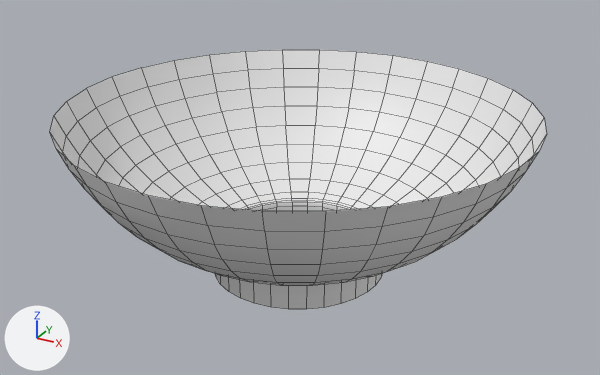
The OBJ model PadForge.App/3DModels/DualSense/White/LeftStickClick.obj: old version first, new version second.
Camera for both pictures: a 50 mm lens placed at (-6.6, -34.4, -4.9), pointed at (-25.7, 0.3, -22.3). Lighting does not change. The marker at lower left points along +X, +Y and +Z. The picture after the commit comes second. Mesh edges are drawn as thin lines. Where no turn or scale is listed for an object, it has been applied to the vertices.

In view in the first picture: 'LeftStickClick'.
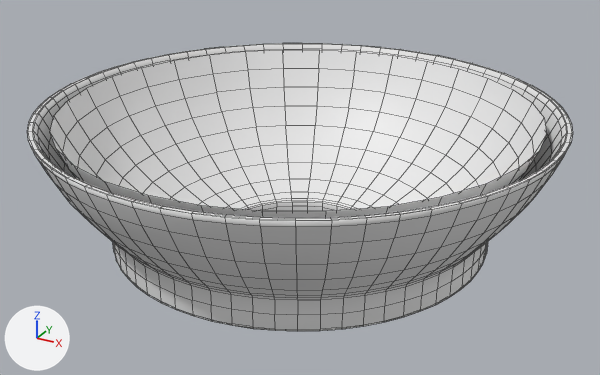
Patch to the scene script:
```diff
--- a/PadForge.App/3DModels/DualSense/White/LeftStickClick.obj.py
+++ b/PadForge.App/3DModels/DualSense/White/LeftStickClick.obj.py
@@ me_leftstickclick @@
 # used by ob_leftstickclick; location = (0.0, 0.0, 0.0)
-me_leftstickclick.from_pydata(...)  # 448 vertices, 416 faces; spans x -37.6..-13.8, y -11.8..12.0, z -26.7..-18.0
+me_leftstickclick.from_pydata(...)  # 2496 vertices, 2464 faces; spans x -38.6..-12.7, y -12.7..13.2, z -26.7..-17.9
+# me_leftstickclick part 1: a new loose piece of 2048 vertices spanning x -38.6..-12.7, y -12.7..13.2, z -24.7..-17.9
```

Where the change shows, as pixel boxes (x1, y1, x2, y2) in the pictures (600 x 375 px):
'LeftStickClick', reshaped (10% wider, 11% taller)
    before: (50, 50, 547, 309)
    after: (27, 43, 573, 331)
part 1 of me_leftstickclick, added
    after: (27, 43, 573, 331)
